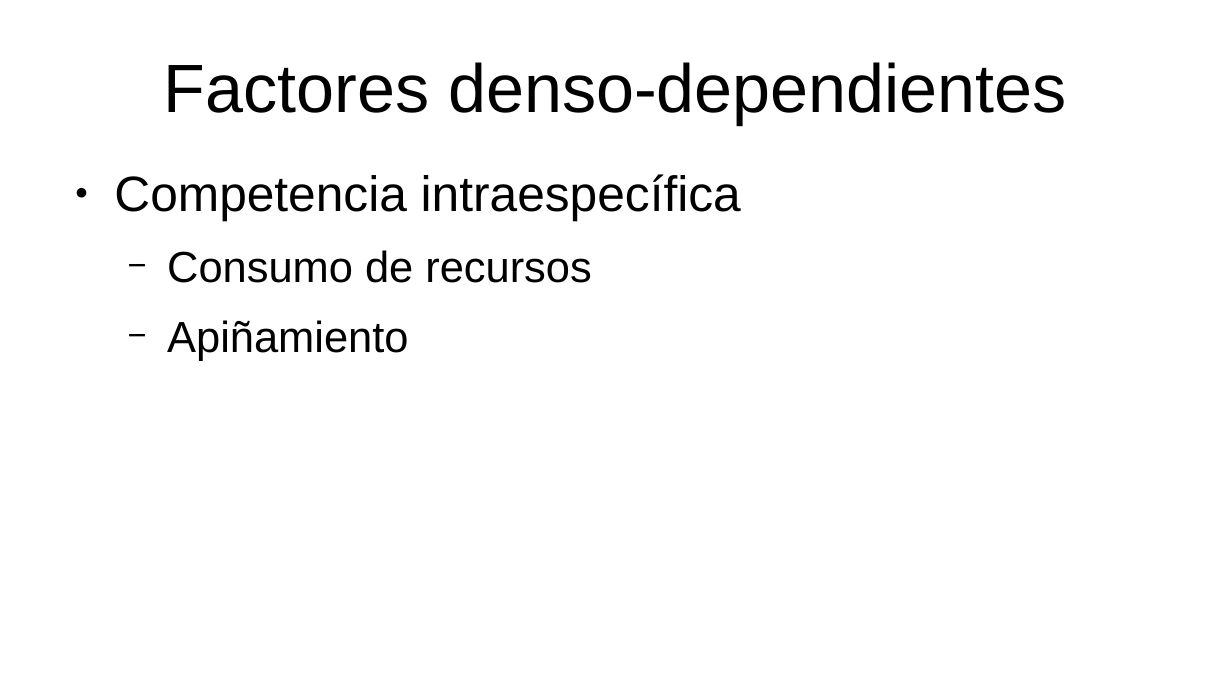
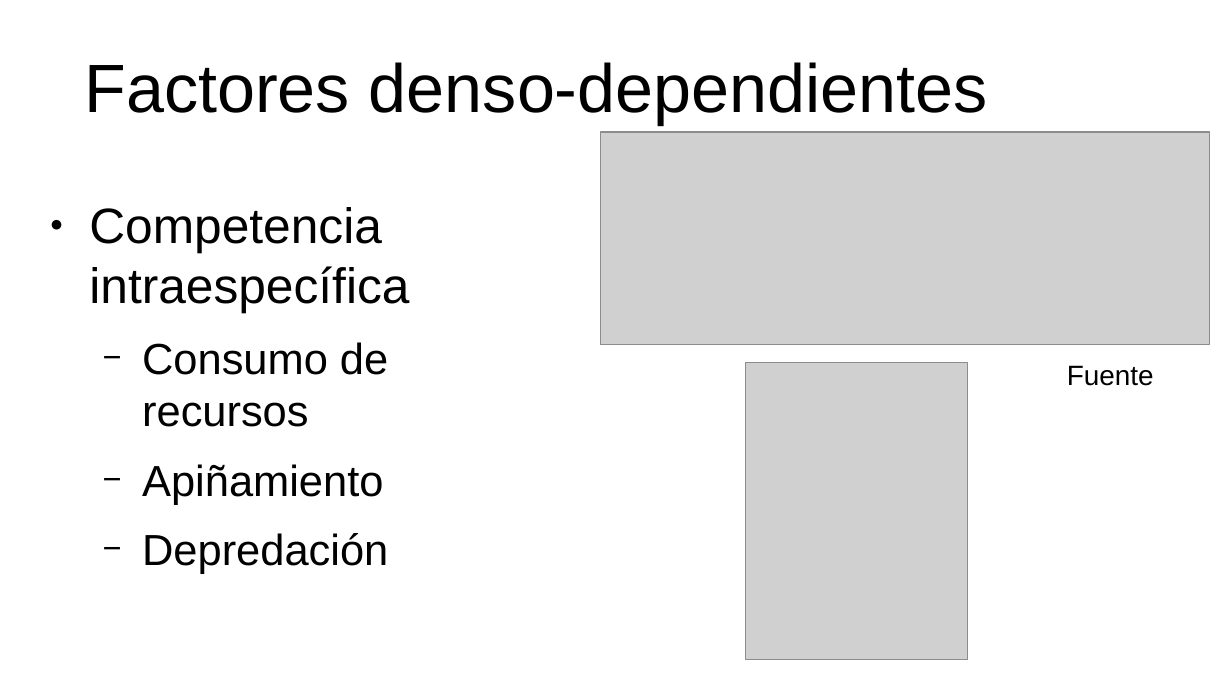
Before and after one commit to gerardommc/Ecologia-poblaciones, a slide deck: slide 3 of Unidad-2/Regulacion-poblaciones.odp (slide 6 before the commit). Drawn at 1232x693 pixels with LibreOffice and Linux fonts; fonts in the diff are those of the drawing; grey boxes stand for pictures. Boxes give left, top, right and bottom in pixels: in the first picture for what was removed or moved away, otherwise in the second. Text is boxed around its words. In the diff, an @@ line names an element or a change of style, - is before the commit and + after.

```diff
--- a/Unidad-2/Regulacion-poblaciones.odp
+++ b/Unidad-2/Regulacion-poblaciones.odp
@@ title "Factores denso-dependientes": place and size @@
-title "Factores denso-dependientes" at [164,62,1067,125]
+title "Factores denso-dependientes" at [85,62,988,125]
@@ picture added at [600,132,1211,344] @@
@@ text "Competencia intraespecífica": place and size @@
-text "Competencia intraespecífica" at [114,174,741,361]
+text "Competencia intraespecífica" at [89,207,409,574]
@@ picture added at [746,363,968,661] @@
@@ text added at [1067,365,1154,386], 18 pt, text #000000 @@
+Fuente
@@ text at [142,533,388,574]: paragraph added @@
+  − Depredación
```
Also in this commit, not shown: 5 other slides changed, 12 slides added, 1 slide removed, 5 other files.
